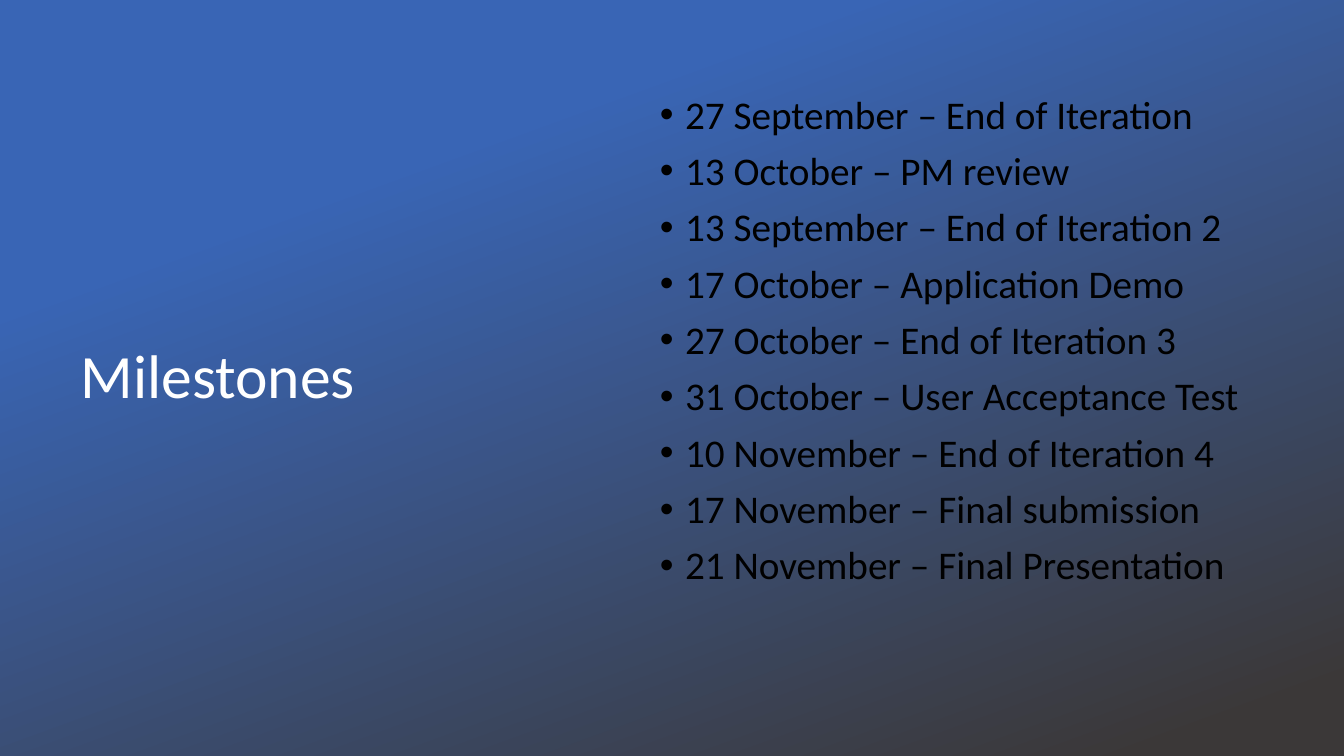
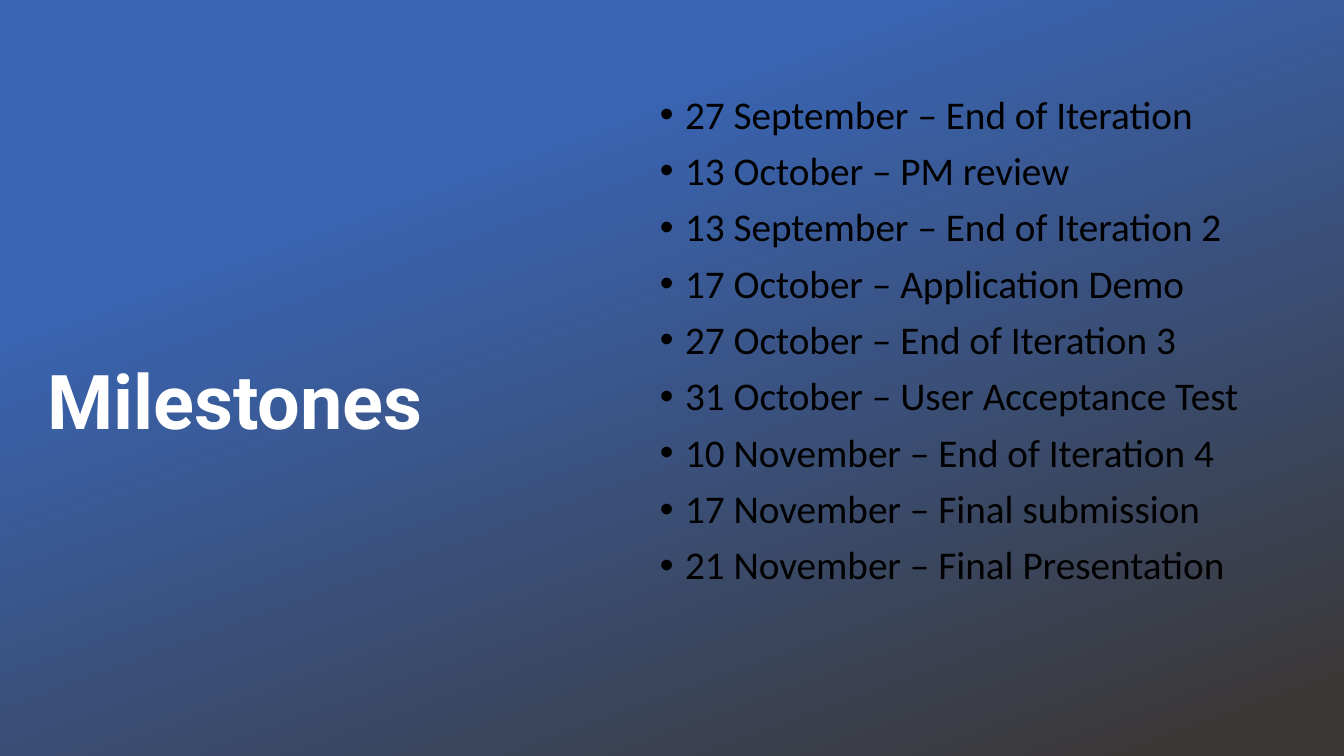
Before and after one commit to xbloh/Online-Course-Bidding-System-, a slide deck: slide 6 of presentations/PM Review - Week 7.pptx. Drawn at 1344x756 pixels with LibreOffice and Linux fonts; fonts in the diff are those of the drawing; background and template pictures are left out. Boxes give left, top, right and bottom in pixels: in the first picture for what was removed or moved away, otherwise in the second. Text is boxed around its words. In the diff, an @@ line names an element or a change of style, - is before the commit and + after.

```diff
--- a/presentations/PM Review - Week 7.pptx
+++ b/presentations/PM Review - Week 7.pptx
@@ title "Milestones": place and size @@
-title "Milestones" at (81, 355, 355, 399)
+title "Milestones" at (48, 372, 423, 430)
@@ title "Milestones" at (48, 372, 423, 430): size 44 to 54 pt, font Calibri to Roboto, bold on @@
```
Also in this commit, not shown: 11 other slides changed, 4 slides added.
